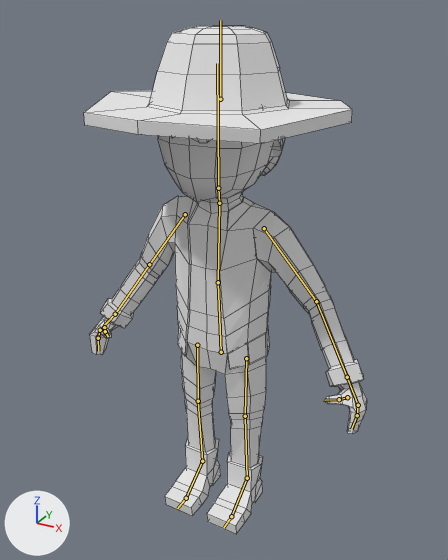
The Blender file OutofLight/Assets/Graphics/PlayerCharacter/Dave - Blend/Dave eGEN.blend as it was, and as the next commit left it.
The view is the same before and after, from a camera (50 mm lens) standing at (0.835, -1.497, 1.558) and looking at (0.038, -0.048, 0.834). The lights are fixed; the arrows at lower left show +X, +Y and +Z. The bones that bend it are drawn over the model as lines. Mesh edges are drawn as thin lines.

Names of what the first picture shows: 'Character'.
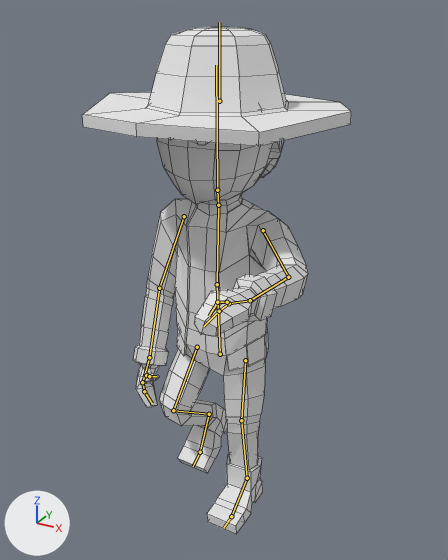
The newer file adds an action. The first version stands in its rest pose; the second is drawn at frame 0 of the action 'Run'.

Diff of the bpy script that builds the scene:
```diff
--- a/OutofLight/Assets/Graphics/PlayerCharacter/Dave - Blend/Dave eGEN.blend.py
+++ b/OutofLight/Assets/Graphics/PlayerCharacter/Dave - Blend/Dave eGEN.blend.py
@@ bone_torso @@
 bone_torso = bpy.data.objects['Armature'].pose.bones['Torso']  # child of 'Root'
-bone_torso.location = (0.0, 0.0, 0.0)
+bone_torso.location = (0.0, -0.03, -0.06)
@@ bone_upper_arm_l @@
 bone_upper_arm_l = bpy.data.objects['Armature'].pose.bones['Upper Arm.L']  # child of 'Chest'
-bone_upper_arm_l.rotation_quaternion = (1.0, 0.0, 0.0, 0.0)  # degrees (0, 0, 0)
+bone_upper_arm_l.rotation_quaternion = (0.836, 0.246, 0.101, -0.479)  # degrees (20, 24, -55)
@@ bone_lower_arm_l @@
 bone_lower_arm_l = bpy.data.objects['Armature'].pose.bones['Lower Arm.L']  # child of 'Upper Arm.L'
-bone_lower_arm_l.rotation_quaternion = (1.0, 0.0, 0.0, 0.0)  # degrees (0, 0, 0)
+bone_lower_arm_l.rotation_quaternion = (0.973, 0.145, -0.036, -0.173)  # degrees (17, -1, -20)
@@ bone_thumb02_l @@
 bone_thumb02_l = bpy.data.objects['Armature'].pose.bones['Thumb02.L']  # child of 'Thumb01.L'
-bone_thumb02_l.rotation_quaternion = (1.0, 0.0, 0.0, 0.0)  # degrees (0, 0, 0)
+bone_thumb02_l.rotation_quaternion = (0.61, -0.616, -0.356, 0.35)  # degrees (-91, 0, 60)
@@ bone_upper_arm_r @@
 bone_upper_arm_r = bpy.data.objects['Armature'].pose.bones['Upper Arm.R']  # child of 'Chest'
-bone_upper_arm_r.rotation_quaternion = (1.0, 0.0, 0.0, 0.0)  # degrees (0, 0, 0)
+bone_upper_arm_r.rotation_quaternion = (0.98, -0.176, -0.034, 0.085)  # degrees (-21, -2, 10)
@@ bone_lower_arm_r @@
 bone_lower_arm_r = bpy.data.objects['Armature'].pose.bones['Lower Arm.R']  # child of 'Upper Arm.R'
-bone_lower_arm_r.rotation_quaternion = (1.0, 0.0, 0.0, 0.0)  # degrees (0, 0, 0)
+bone_lower_arm_r.rotation_quaternion = (0.991, -0.101, -0.087, 0.002)  # degrees (-12, -10, 1)
@@ bone_leg_control_r @@
 bone_leg_control_r = bpy.data.objects['Armature'].pose.bones['Leg Control.R']  # child of 'Root'
-bone_leg_control_r.location = (0.0, 0.0, 0.0)
-bone_leg_control_r.rotation_quaternion = (1.0, 0.0, 0.0, 0.0)  # degrees (0, 0, 0)
+bone_leg_control_r.location = (0.0, -0.82, 1.97)
+bone_leg_control_r.rotation_quaternion = (0.974, -0.225, 0.0, 0.0)  # degrees (-26, 0, 0)
```

Where the change shows, as pixel boxes [x1, y1, x2, y2] in the pictures (448 x 560 px):
'Character', posed
    before: [84, 26, 367, 534]
    after: [82, 27, 351, 534]
bone 'Torso', root to tip
    before: (221, 352) to (218, 282)
    after: (220, 354) to (217, 284)
bone 'Upper Arm.L', root to tip
    before: (264, 228) to (316, 301)
    after: (263, 230) to (288, 277)
bone 'Lower Arm.L', root to tip
    before: (316, 301) to (347, 377)
    after: (288, 277) to (250, 300)
bone 'Thumb02.L', root to tip
    before: (339, 399) to (325, 400)
    after: (217, 302) to (209, 316)
bone 'Upper Arm.R', root to tip
    before: (185, 214) to (149, 264)
    after: (184, 216) to (159, 288)
bone 'Lower Arm.R', root to tip
    before: (149, 264) to (115, 314)
    after: (159, 288) to (149, 357)
